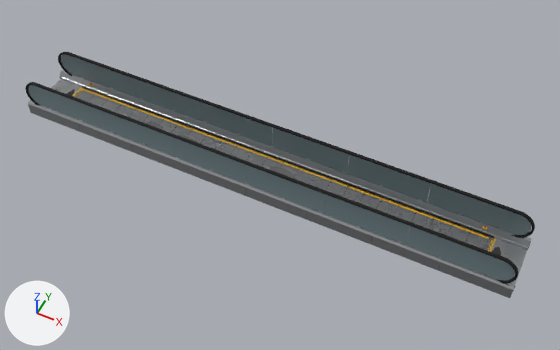
What one commit did to the glTF model LIMINAL V13/data/models/travelator.glb.
The view is the same before and after, from a camera (50 mm lens) standing at (5.65, -10.31, 13.13) and looking at (0.52, -0.03, 0.29). The lights are fixed; the arrows at lower left show +X, +Y and +Z. The picture after the commit comes second.

In view in the first picture: 'laufband_0', 'laufband_13', 'laufband_2', 'laufband_4', 'laufband_5', 'laufband_6' and 2 more.
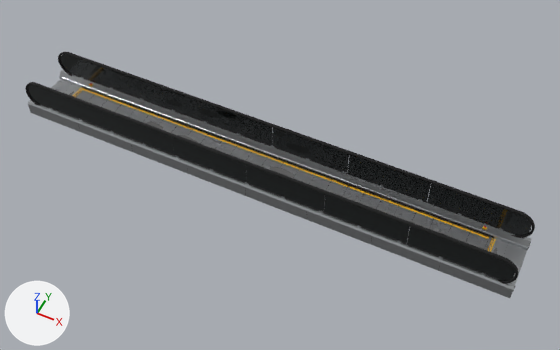
Boxes [x1, y1, x2, y2] around the edits, measured in the pictures (560 x 350 px):
'laufband_6', recoloured (darker): [28, 55, 531, 281] in both
'laufband_13', deleted: before [67, 89, 501, 255]

The edits, one by one:
Material 'look=glass r=0.25 #glas_getoent' (mat_look_glass_r_0_25__glas_getoent) is new.
Its base color is (0.01, 0.0134, 0.0134) (black #191f1f).
Its roughness is 0.05.
me_laufband_6 has 168 vertices, 288 faces and spans x -5.87..5.87, y -0.63..0.63, z 0.34..0.99.
me_laufband_6 no longer uses material mat_look_glass_r_0_25__glas_klar (greyish cyan #7f9499).
me_laufband_6 gains material mat_look_glass_r_0_25__glas_getoent (black #191f1f).
Object 'laufband_13' (ob_laufband_13) is deleted.
